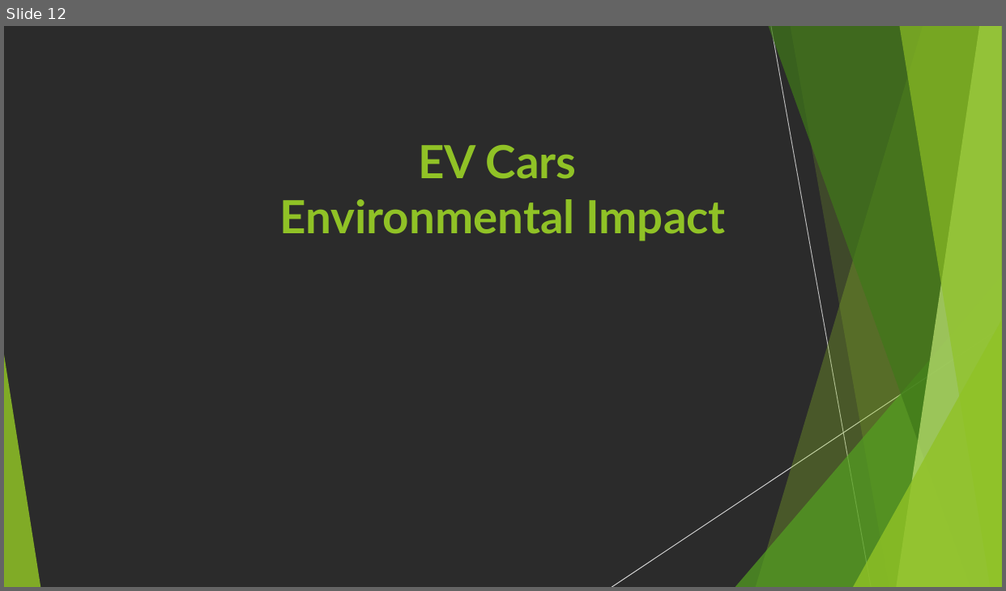
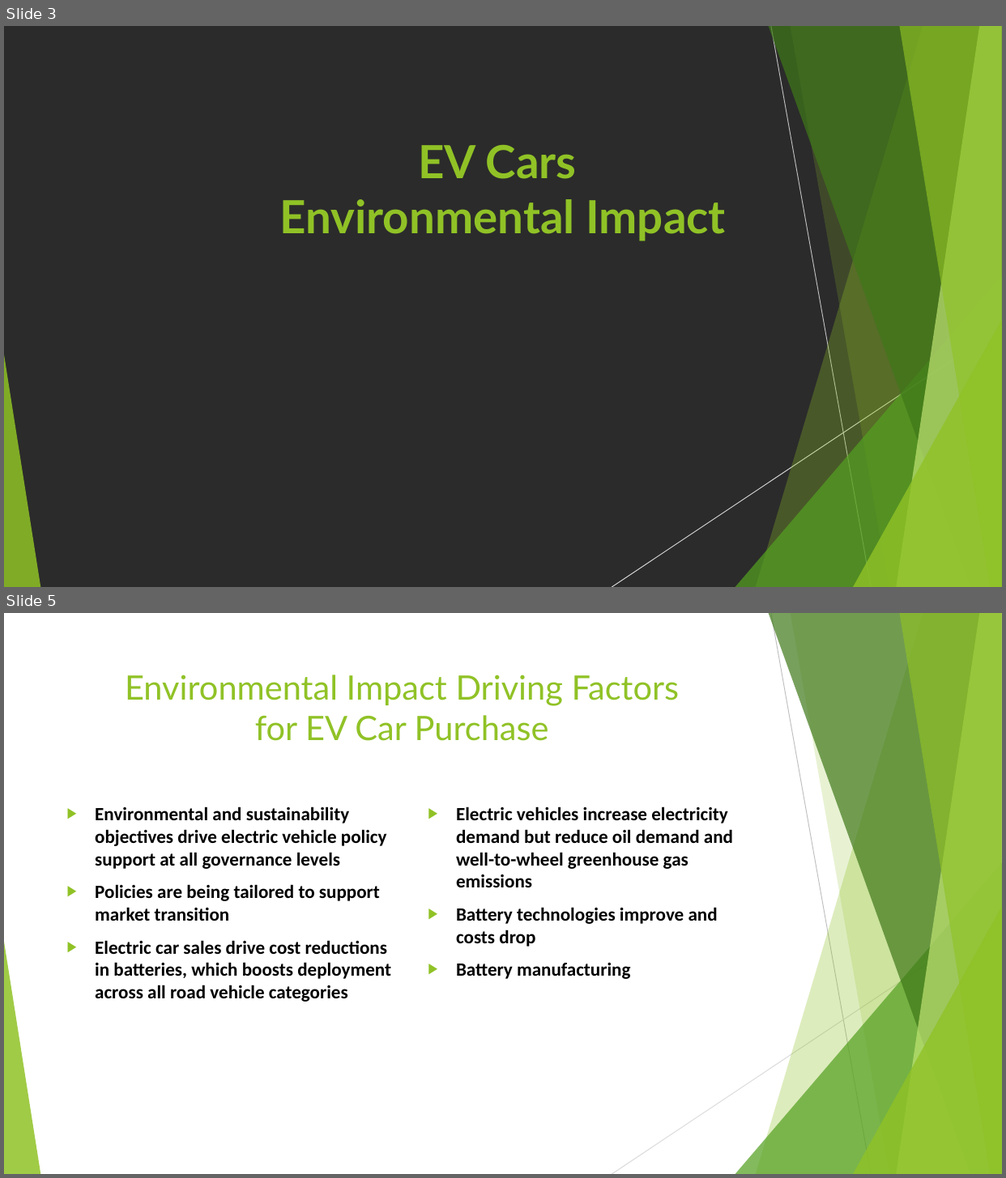
Before and after one commit to Project-JCSA/FL_Electric_Vehicles, a slide deck: Florida_Electric_Vehicles.pptx. Shown one above the other, each under a label of ours: slide 12 before the commit, slides 3 and 5 after it; the slides between them are not shown. The pictures are 1006x591 and 1006x1178 pixels, drawn with LibreOffice and Linux fonts; fonts in the diff are those of the drawing; background and template pictures are left out; a plain dark background stands for a picture behind light text. Boxes give left, top, right and bottom in pixels: in the first picture for what was removed or moved away, otherwise in the second. Text is boxed around its words. In the diff, an @@ line names an element or a change of style, - is before the commit and + after.

```diff
--- a/Florida_Electric_Vehicles.pptx
+++ b/Florida_Electric_Vehicles.pptx
@@ slide 5 added at box(4, 613, 1002, 1174), background #FFFFFF; not listed: 10 template elements that a slide beside it also shows @@
@@ title added at box(125, 675, 679, 741), 32.4 pt, text #90C226 @@
+Environmental Impact Driving Factors for EV Car Purchase
@@ text added at box(95, 807, 391, 1002), 18 pt, text #000000, bold @@
+▶ Environmental and sustainability objectives drive electric vehicle policy support at all governance levels
+▶ Policies are being tailored to support market transition
+▶ Electric car sales drive cost reductions in batteries, which boosts deployment across all road vehicle categories
@@ text added at box(456, 807, 733, 979), 18 pt, text #000000, bold @@
+▶ Electric vehicles increase electricity demand but reduce oil demand and well-to-wheel greenhouse gas emissions
+▶ Battery technologies improve and costs drop
+▶ Battery manufacturing
@@ what was slide 12 is now slide 3 @@
```
Also in this commit, not shown: 1 slide changed, 3 other slides added, 2 slides removed, 1 other file.
